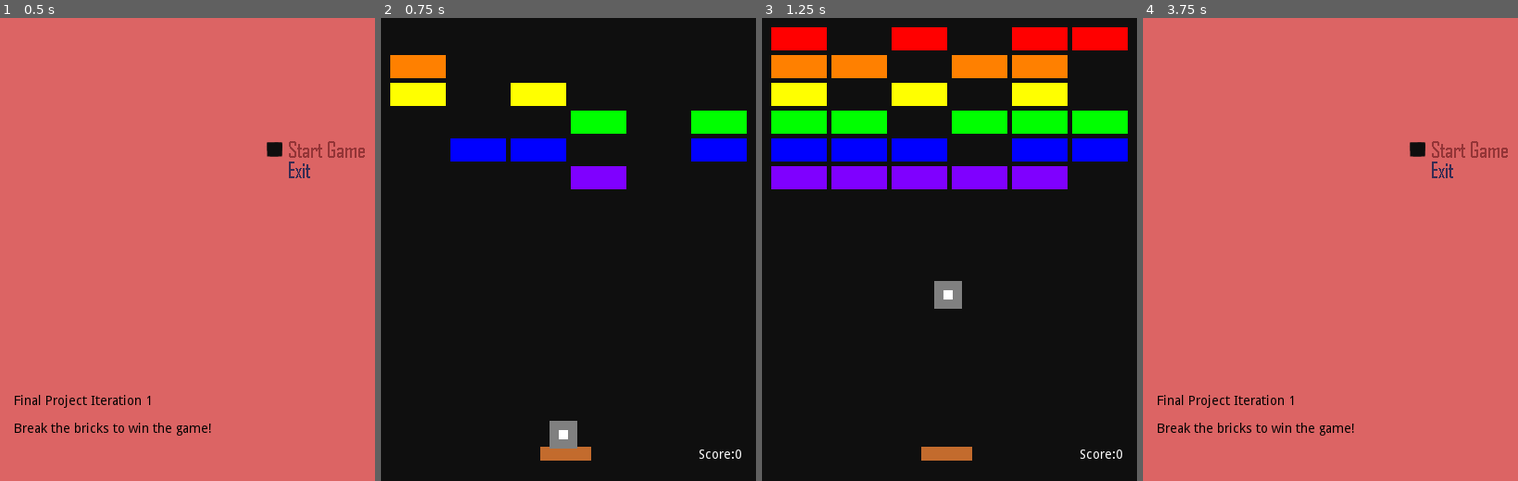
Above: before the commit, frames 1-4 (left to right).
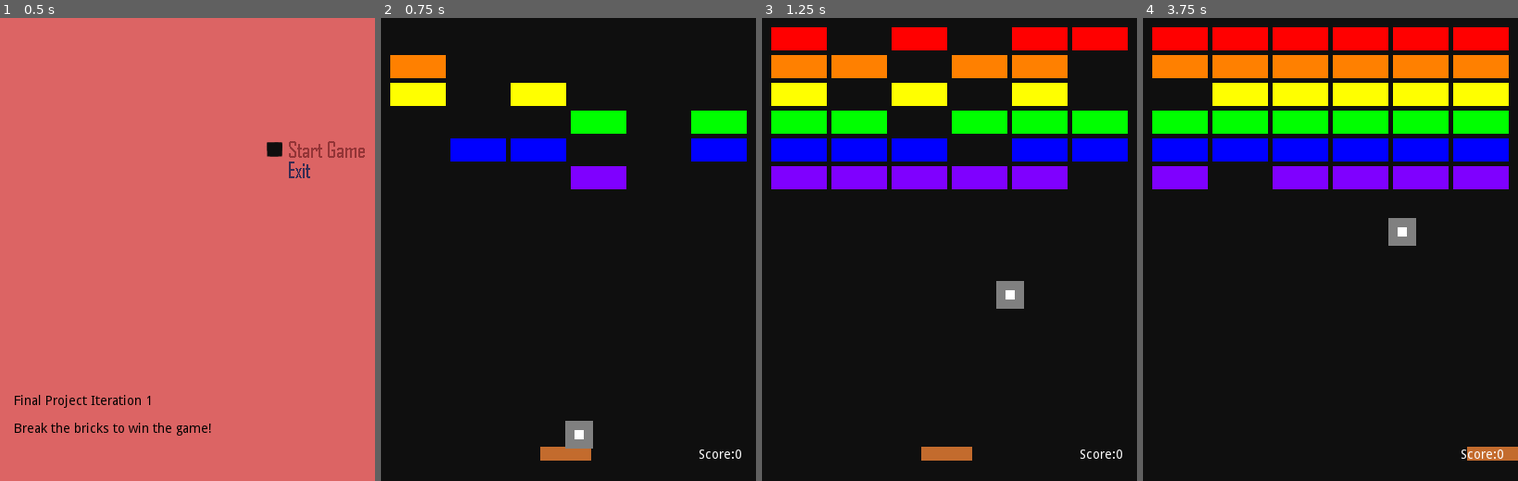
Above: after the commit, the same moments.

Repository: CodyMiner/FP-Breaker-Breaker
Game: Godot game, scene res://src/TitleScreen.tscn
Two runs of this game, one before a commit and one after it. Both use one fixed random seed, a clock stepped at 60 frames per second and the inputs below.
Inputs (mouse positions are in pixels of both pictures, inside the frame that each line leads up to):
- Up to frame 1 (0.5 s): no input
- Up to frame 2 (0.75 s): click (696, 147) at 0.5 s
- Up to frame 3 (1.25 s): no input
- Up to frame 4 (3.75 s): tap Enter (enter) at 1.25, 2.1, 2.75, 3.6 s; hold D (go_right) 1.28-2.03 s; hold Enter (enter) 1.28-2.03 s; hold A (go_left) 2.03-2.78 s; hold Enter (enter) 2.78-3.53 s; hold D (go_right) from 2.78 s (still down)

Frame 1 is identical in both runs. In frame 2, 0.5% of the frame differs, in the area x 44-57%, y 87-93%; in frame 3, 0.9%; in frame 4, 100%, in the area x 0-100%, y 0-100%.

Commit message:
Increase ball's initial sideways velocity

Diff:
--- a/project/src/Background.tscn
+++ b/project/src/Background.tscn
@@ -57,6 +57,7 @@
 [node name="Ball" parent="." instance=ExtResource( 4 )]
 pause_mode = 1
 position = Vector2( 196.952, 399.937 )
+linear_velocity = Vector2( 100, 300 )
 
 [node name="Popup" type="Popup" parent="."]
 pause_mode = 2
